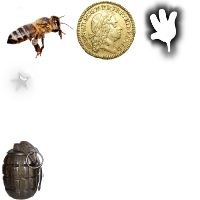
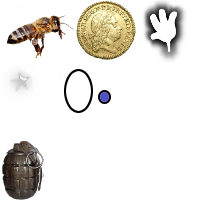
The second 200 × 200 image is a revision of the first. Changes to its layers:
added layer "Layer" above "eye" over bbox(98, 90, 111, 104)
added layer "eye" above "spark.png" over bbox(60, 69, 101, 113)
